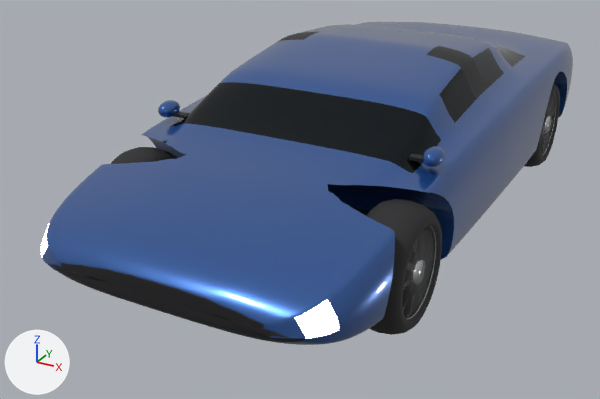
Before and after pictures for a commit that changed the glTF model public/models/blender/car_northstar_gp.glb.
Before and after are seen from a camera (50 mm lens) standing at (2.22, -4.93, 2.4) and looking at (-0.28, -0.39, 0.13). The lights are fixed; the arrows at lower left show +X, +Y and +Z. The picture after the commit comes second. Where no turn or scale is listed for an object, it has been applied to the vertices. Vertices at exactly the same position are counted once.

Objects in the first picture: 'Body', 'WheelMesh_Wheel_Front_L', 'WheelMesh_Wheel_Front_R', 'WheelMesh_Wheel_Rear_L'.
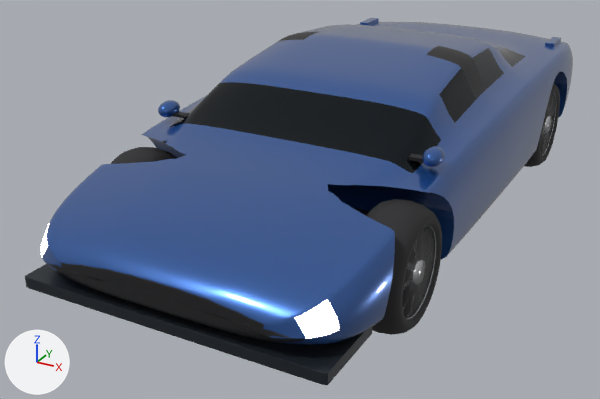
What differs and where, as boxes (x1, y1, x2, y2) in the pictures (600 x 399 px):
'Body', reshaped (14% taller)
    before: (41, 22, 573, 345)
    after: (25, 18, 573, 385)
part 1 of me_body, added
    after: (360, 18, 379, 25)
part 2 of me_body, added
    after: (545, 37, 561, 47)
part 3 of me_body, added
    after: (25, 264, 372, 385)

The change, as a diff of the scene's bpy script:
```diff
--- a/public/models/blender/car_northstar_gp.glb.py
+++ b/public/models/blender/car_northstar_gp.glb.py
@@ mat_aero_carbon @@
+mat_aero_carbon = principled_material('Aero_Carbon')
+mat_aero_carbon.base_color = (0.018, 0.024, 0.031)  # dark grey #242b31
+mat_aero_carbon.metallic = 0.32
+mat_aero_carbon.roughness = 0.34
@@ me_body @@
 # used by ob_body; location = (0.0, 0.0, 0.0)
-me_body.from_pydata(...)  # 17276 vertices, 34512 faces; spans x -0.99..0.99, y -2.29..2.27, z 0.16..1.16
+me_body.from_pydata(...)  # 18236 vertices, 36392 faces; spans x -0.99..0.99, y -2.29..2.27, z 0.16..1.16
+# me_body part 1: the loose piece of 96 vertices spanning x -0.22..0.22, y 2.22..2.25, z 0.54..0.64 is copied, and the copy is scaled about its middle by (0.157, 7.89, 1.78), then moved by (-0.81, -0.38, 0.21), in mat_vehiclepaint (blue #2759a2); it spans x -0.84..-0.77, y 1.73..1.97, z 0.71..0.89
+# me_body part 2: the loose piece of 96 vertices spanning x -0.22..0.22, y 2.22..2.25, z 0.54..0.64 is copied, and the copy is scaled about its middle by (0.157, 7.89, 1.78), then moved by (0.8, -0.38, 0.21), in mat_vehiclepaint (blue #2759a2); it spans x 0.77..0.84, y 1.73..1.97, z 0.71..0.89
+# me_body part 3: the loose piece of 96 vertices spanning x 0.73..0.85, y -1.02..-0.98, z 0.81..0.83 is copied, and the copy is scaled about its middle by (14.7, 9.54, 3.23), then moved by (-0.79, -1.03, -0.57), in mat_aero_carbon (dark grey #242b31); it spans x -0.89..0.89, y -2.27..-1.79, z 0.22..0.28
+# other edits to the shape of me_body do not show in these pictures
 me_body.materials.append(mat_vehiclepaint)
@@ me_body @@
 me_body.materials.append(mat_plate)
+me_body.materials.append(mat_aero_carbon)  # dark grey #242b31
```
